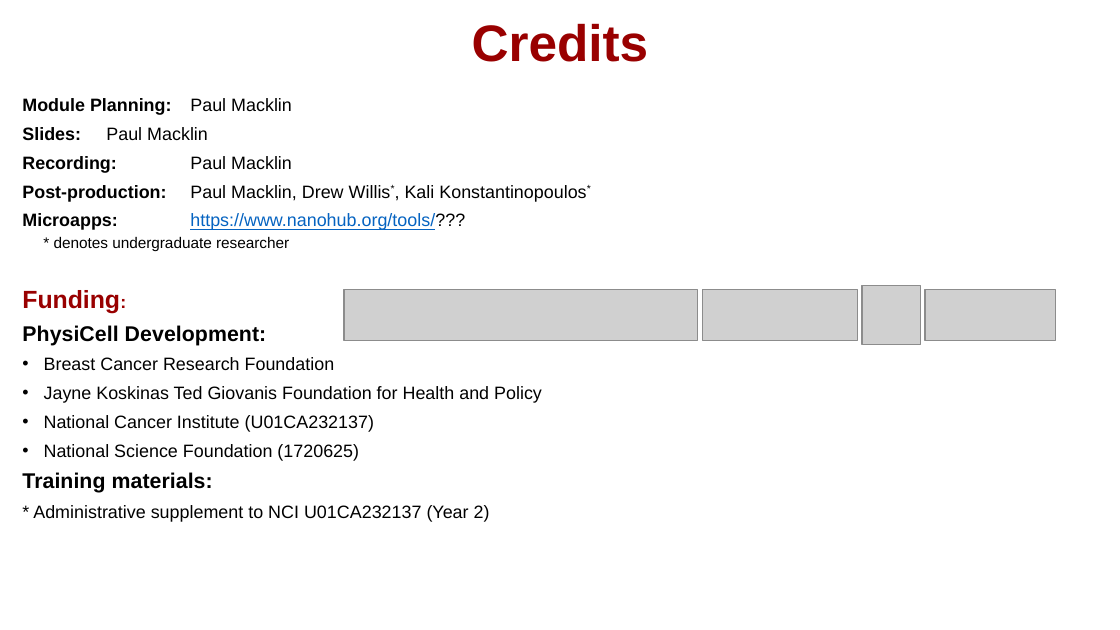
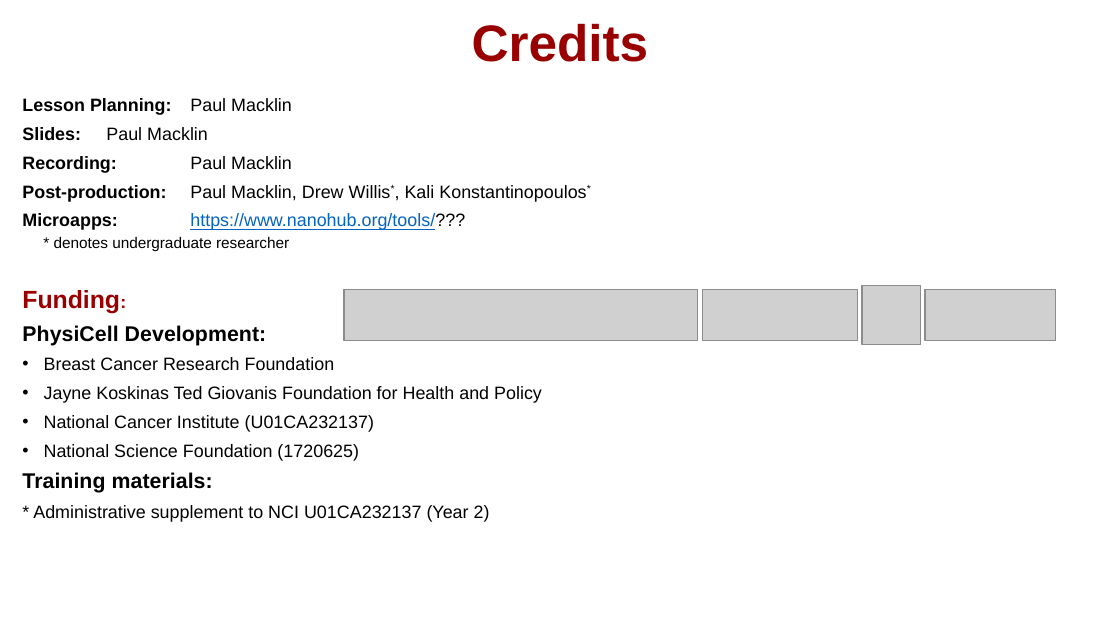
Before and after one commit to physicell-training/03-What-is-ABM, a slide deck: slide 3 of pptx_source/03-What-is-ABM.pptx. Drawn at 1120x630 pixels with LibreOffice and Linux fonts; fonts in the diff are those of the drawing; grey boxes stand for pictures; background and template pictures are left out. Boxes give left, top, right and bottom in pixels: in the first picture for what was removed or moved away, otherwise in the second. Text is boxed around its words. In the diff, an @@ line names an element or a change of style, - is before the commit and + after.

```diff
--- a/pptx_source/03-What-is-ABM.pptx
+++ b/pptx_source/03-What-is-ABM.pptx
@@ text at (22,98,292,115): text changed @@
-Module Planning: Paul Macklin
+Lesson Planning: Paul Macklin
```
Also in this commit, not shown: 2 other slides changed.
